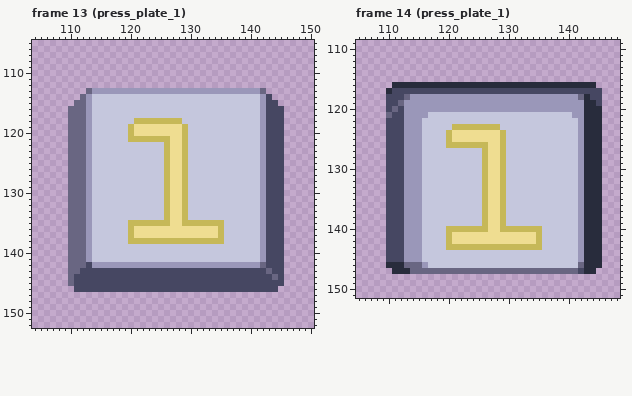
One commit to this pixel-art file: art/things.aseprite. The first picture shows the starting point.
256x256 pixels, 32 frames. Colours within 5 levels of each other are drawn and written as one. Shown: frame 13 (press_plate_1): x 104..150, y 105..152; frame 14 (press_plate_1): x 105..148, y 109..151. The commit also changed other frames, which this record leaves out.
After:
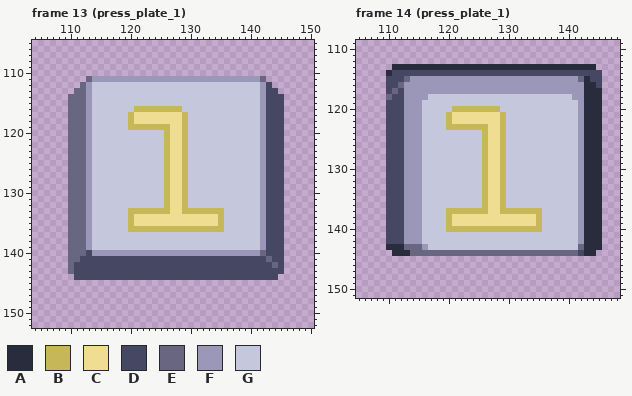
Palette (. is transparent): A #282c3c  B #c6b858  C #efdd91  D #464762  E #696682  F #9a97b9  G #c5c7dd
Change:
Changed rows in their new state; - is an unchanged pixel.
Frame 13 (press_plate_1):
first column x 110:
111 ---EFFFFFFFFFFFFFFFFFFFFFFFFFFFFE---
112 --EFGGGGGGGGGGGGGGGGGGGGGGGGGGGGFD--
113 -EEFGGGGGGGGGGGGGGGGGGGGGGGGGGGGFDD-
114 EE--------------------------------DD
115 E----------------------------------D
116 -----------BBBBBBBB-----------------
117 ----------BCCCCCCCCB----------------
118 ----------BCCCCCCCCB----------------
119 -----------BBBBBB-------------------
120 ----------GGGGGGB-------------------
121 ----------GGGGGG--------------------
first column x 110:
133 ----------BBBBBB----BBBBBB----------
134 ----------BCCCCCC--CCCCCCB----------
135 -----------CCCCCC--CCCCCC-----------
136 -----------BBBBBBBBBBBBBB-----------
137 ----------GGGGGGGGGGGGGGGG----------
138 ----------GGGGGGGGGGGGGGGG----------
140 ---DFFFFFFFFFFFFFFFFFFFFFFFFFFFFE---
141 --DDDDDDDDDDDDDDDDDDDDDDDDDDDDDDDE--
142 -DD-DDDDDDDDDDDDDDDDDDDDDDDDDDDDD-E-
143 -D-------------------------------D--
144 .---------------------------------D.
145 ....................................
146 -..................................-
Frame 14 (press_plate_1):
first column x 110:
113 -AAAAAAAAAAAAAAAAAAAAAAAAAAAAAAAAAA-
114 ADDDDDDDDDDDDDDDDDDDDDDDDDDDDDDDDDDD
115 DDDEFFFFFFFFFFFFFFFFFFFFFFFFFFFFEADD
116 DDEFFFFFFFFFFFFFFFFFFFFFFFFFFFFFF--D
117 DE-FFFFFFFFFFFFFFFFFFFFFFFFFFFFFFAAA
118 E--F---GGGGGGGGGGGGGGGGGGGGGGGG-F-AA
119 --D---GGGGGGGGGGGGGGGGGGGGGGGGGG---A
120 -D----GGGGGBBBBBBBBGGGGGGGGGGGGG----
121 D-----G---BCCCCCCCCB-----------G----
122 ----------BCCCCCCCCB----------------
123 ----------B------CCB----------------
124 ----------GGGGGGB-------------------
125 ----------GGGGGGB-------------------
126 ----------GGGGGG--------------------
first column x 110:
137 ----------BBBBBB----BBBBBB----------
138 ----------BCCCCCC--CCCCCCB----------
139 ----------BCCCCCC--CCCCCCB----------
140 -----------------BB-----------------
141 ----------GGGGGGGGGGGGGGGG----------
142 ----------GGGGGGGGGGGGGGGG----------
143 AAAEEEF---GGGGGGGGGGGGGGGG------E---
144 .AAAEEEEEEEEEEEEEEEEEEEEEEEEEEEED--.
145 ....................................
146 ....................................
147 -..................................-
Where, in picture pixels (left, top, right, bottom), the same in both pictures:
changed: (68, 76, 284, 142)
changed: (68, 208, 284, 292)
changed: (386, 64, 602, 148)
changed: (386, 208, 602, 274)
